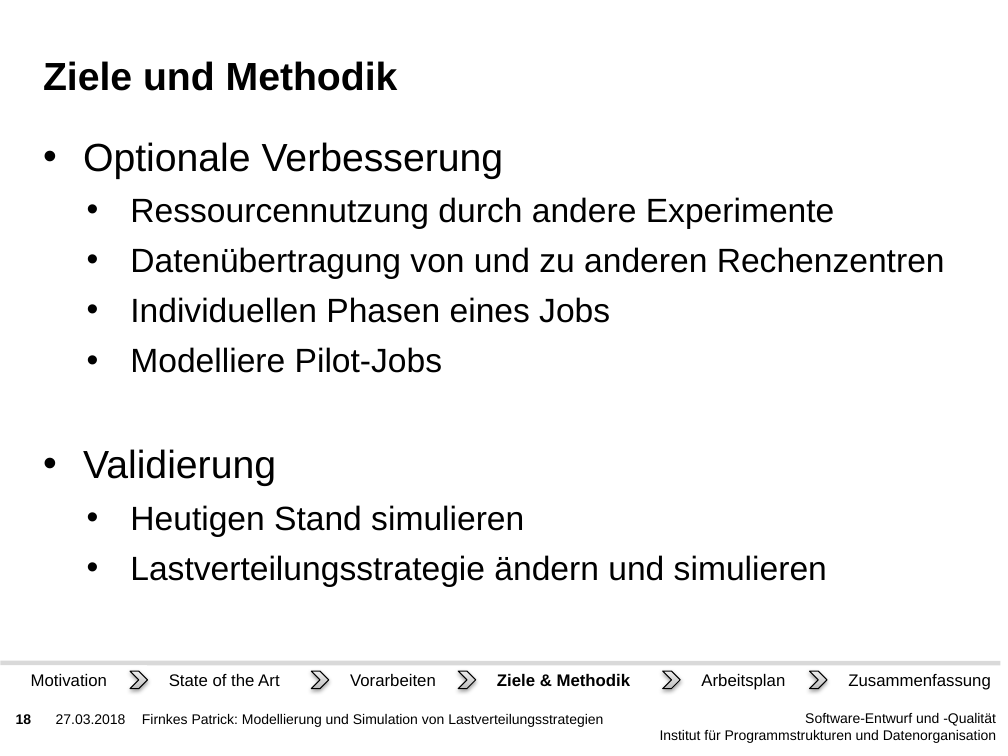
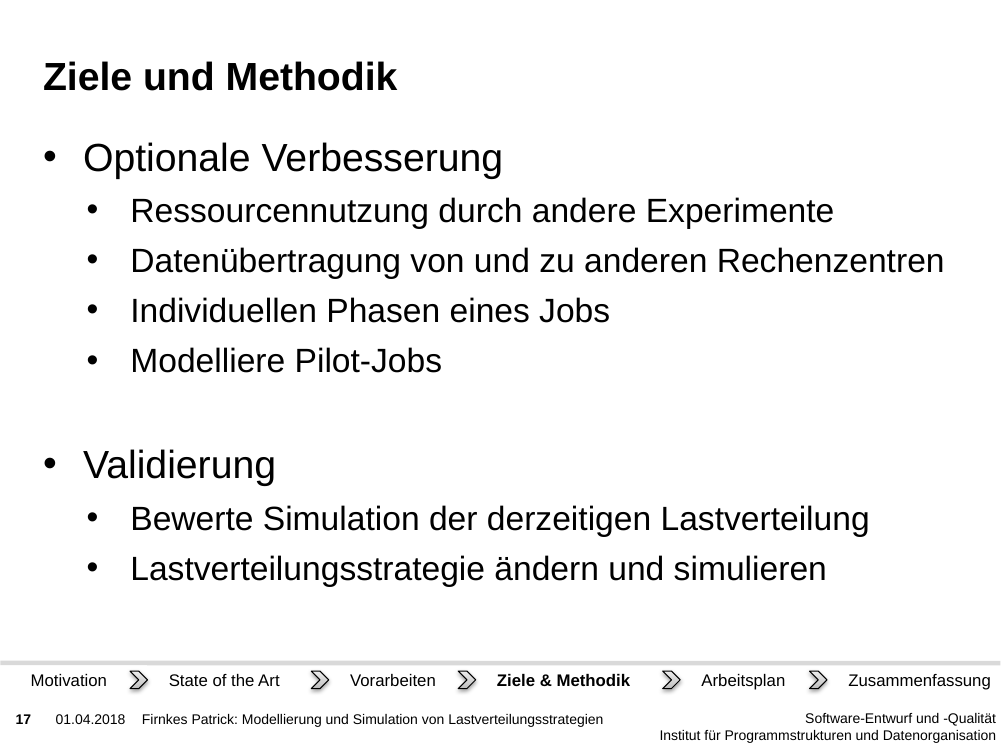
Before and after one commit to PatFirn/wlcg-loadbalancing, a slide deck: slide 17 of presentations/projekt-antrag.pptx (slide 18 before the commit). Drawn at 1008x756 pixels with LibreOffice and Linux fonts; fonts in the diff are those of the drawing; background and template pictures are left out. Boxes give left, top, right and bottom in pixels: in the first picture for what was removed or moved away, otherwise in the second. Text is boxed around its words. In the diff, an @@ line names an element or a change of style, - is before the commit and + after.

```diff
--- a/presentations/projekt-antrag.pptx
+++ b/presentations/projekt-antrag.pptx
@@ text at (130, 505, 870, 537): text changed @@
-  • Heutigen Stand simulieren
+  • Bewerte Simulation der derzeitigen Lastverteilung
@@ page number at (16, 714, 32, 724): text changed @@
-18
+17
@@ text at (56, 714, 126, 724): text changed @@
-27.03.2018
+01.04.2018
```
Also in this commit, not shown: 32 other slides changed, 4 slides added.
